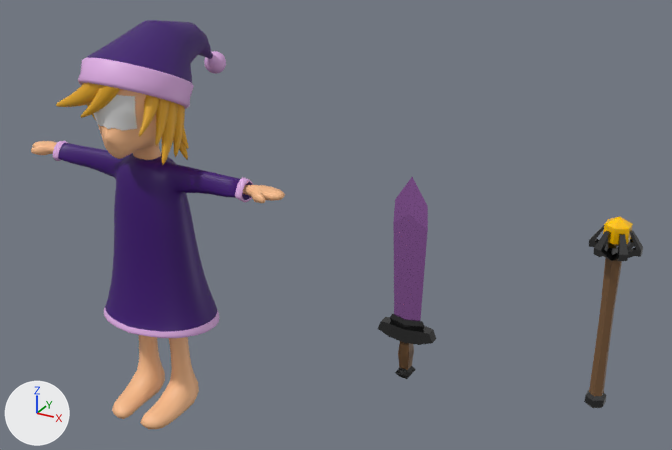
An edit to the FBX model Blender Models/OneiroNancy/drmgrl_sword.fbx, drawn before and after from the same camera.
Rendered twice from a camera (50 mm lens) standing at (11.47, -12.95, 11.3) and looking at (3.57, 1.4, 4.13). The lights are fixed; the arrows at lower left show +X, +Y and +Z. Where no turn or scale is listed for an object, it has been applied to the vertices. Vertices at the same position are counted once.
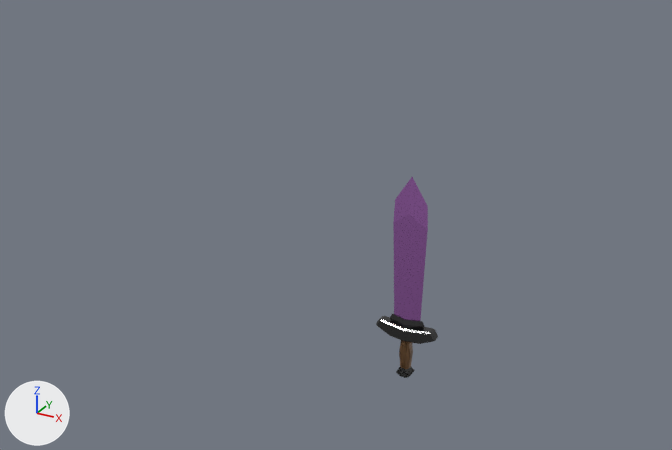
What differs and where, as boxes (x1, y1, x2, y2) in the pictures (672 x 450 px):
'Cube', deleted (purple)
    before: (53, 141, 253, 338)
'Circle', deleted
    before: (78, 20, 226, 109)
'Cube.001', deleted (beige)
    before: (112, 335, 199, 429)
'Cylinder', deleted
    before: (584, 225, 643, 408)
'Cube.008', deleted
    before: (56, 83, 189, 165)
'Cube.003', deleted
    before: (98, 89, 161, 160)
'Cube.006', reshaped, rescaled
    before: (377, 317, 436, 379)
    after: (376, 316, 438, 378)
'Eyes', deleted
    before: (93, 95, 137, 130)
'Cube.002', deleted (beige)
    before: (31, 141, 285, 203)
'Sphere', deleted (yellow)
    before: (603, 216, 633, 246)

What the commit changed:
me_cube_006 is used by ob_cube_006; parent ob_cube_005; location (0.0, 0.0, -0.254); scale (0.785, 0.785, 0.785).
me_cube_006 had 60 vertices, 54 faces and spanned x -0.558..0.558, y -0.469..0.469, z -2.232..-1.114.
me_cube_006 now has 136 vertices, 134 faces and spans x -0.566..0.566, y -0.138..0.138, z -2.092..-1.016.
me_cube_006 part 1: the whole mesh is rebuilt.
Object 'Cylinder' (ob_cylinder) is deleted.
Object 'Circle' (ob_circle) is deleted.
Object 'Cube.003' (ob_cube_003) is deleted.
Object 'Eyes' (ob_eyes) is deleted.
Object 'Sphere' (ob_sphere) is deleted.
Object 'Cube.006' (ob_cube_006) is rescaled from (0.785, 0.785, 0.785) to (0.837, 2.67, 0.837).
Object 'Cube' (ob_cube) is deleted.
Object 'Cube.008' (ob_cube_008) is deleted.
Object 'Cube.001' (ob_cube_001) is deleted.
Object 'Cube.002' (ob_cube_002) is deleted.
